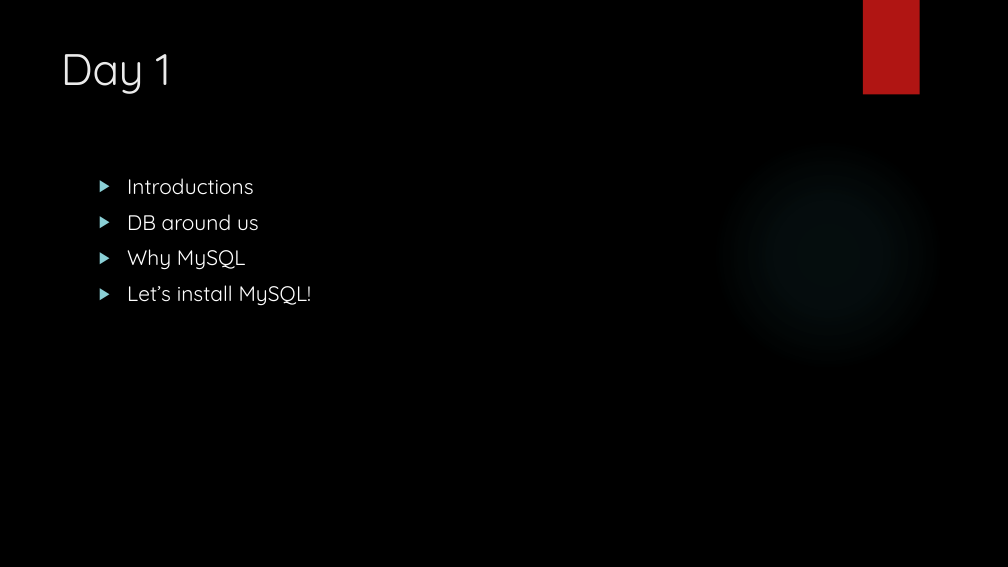
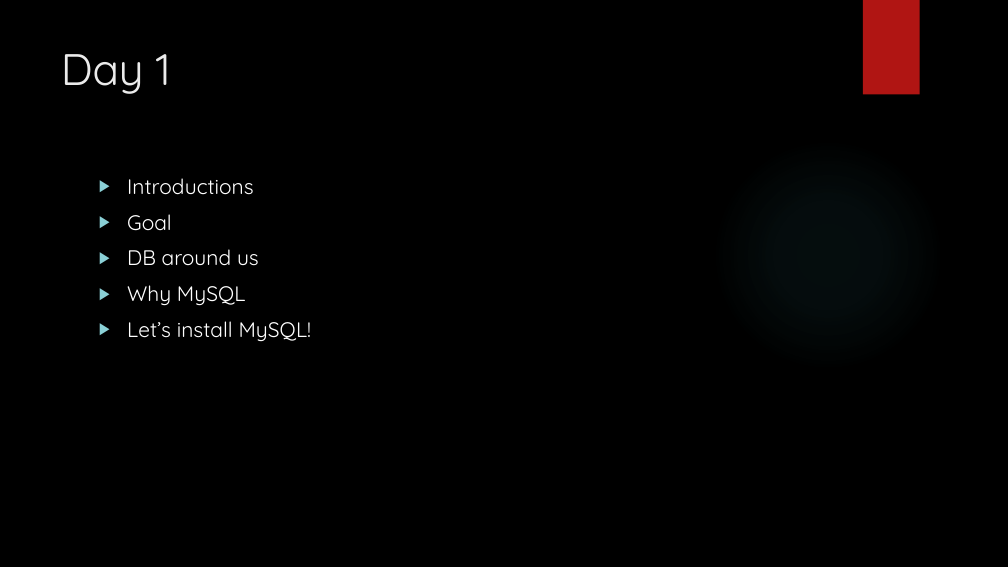
Before and after one commit to zedfoxus/database-bootcamp, a slide deck: slide 2 of Presentation/Database-Bootcamp-Presentation.pptx. Drawn at 1008x567 pixels with LibreOffice and Linux fonts; fonts in the diff are those of the drawing; background and template pictures are left out. Boxes give left, top, right and bottom in pixels: in the first picture for what was removed or moved away, otherwise in the second. Text is boxed around its words. In the diff, an @@ line names an element or a change of style, - is before the commit and + after.

```diff
--- a/Presentation/Database-Bootcamp-Presentation.pptx
+++ b/Presentation/Database-Bootcamp-Presentation.pptx
@@ text at [127,214,172,231]: paragraph added @@
+▶ Goal
```
Also in this commit, not shown: 8 slides added.
